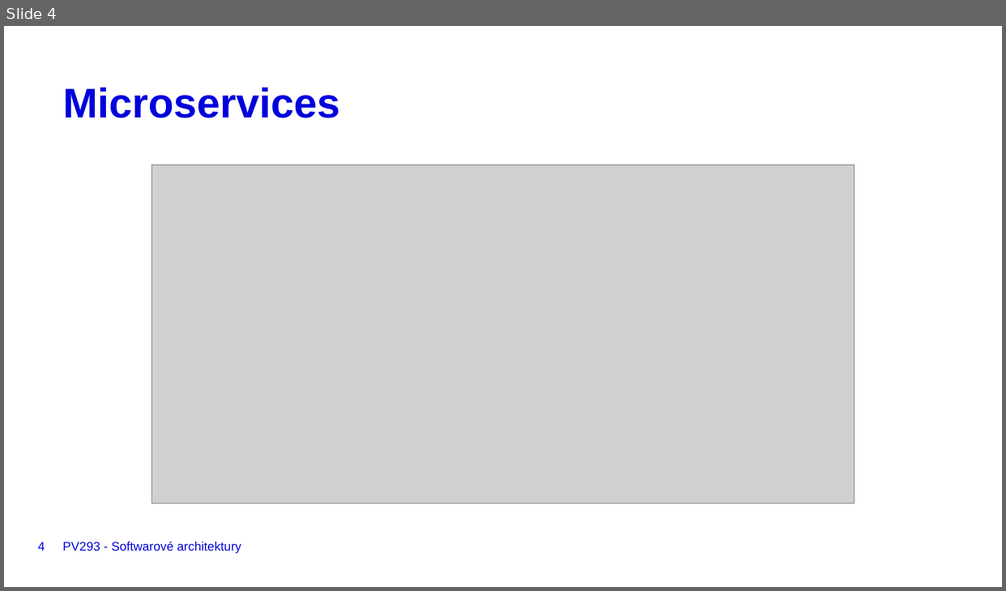
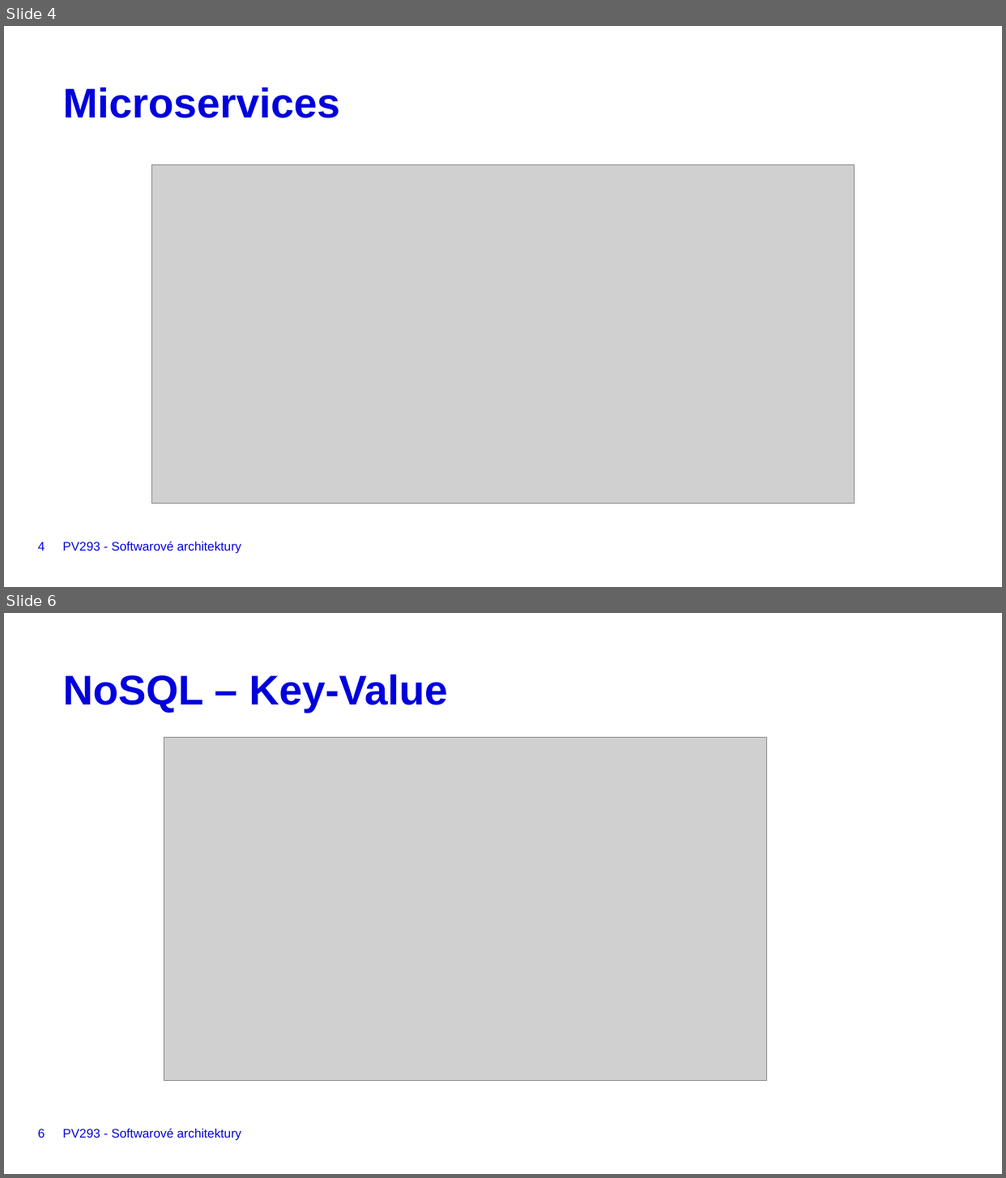
Before and after one commit to Jatasi98/PV293-Seminar, a slide deck: Presentations/Presentation09.pptx. Shown one above the other, each under a label of ours: slide 4 before the commit, slides 4 and 6 after it; the slides between them are not shown. The pictures are 1006x591 and 1006x1178 pixels, drawn with LibreOffice and Linux fonts; fonts in the diff are those of the drawing; grey boxes stand for pictures; background and template pictures are left out. Boxes give left, top, right and bottom in pixels: in the first picture for what was removed or moved away, otherwise in the second. Text is boxed around its words. In the diff, an @@ line names an element or a change of style, - is before the commit and + after.

```diff
--- a/Presentations/Presentation09.pptx
+++ b/Presentations/Presentation09.pptx
@@ slide 6 added at (x1=4, y1=613, x2=1002, y2=1174), background #FFFFFF @@
@@ title added at (x1=63, y1=674, x2=448, y2=713), 40 pt, text #0000DC, bold @@
+NoSQL – Key-Value
@@ picture added at (x1=164, y1=737, x2=767, y2=1080) @@
@@ page number added at (x1=38, y1=1129, x2=45, y2=1138), 12 pt, text #0000DC @@
+6
@@ text added at (x1=63, y1=1128, x2=241, y2=1140), 12 pt, text #0000DC @@
+PV293 - Softwarové architektury
```
Also in this commit, not shown: 2 other slides added.
